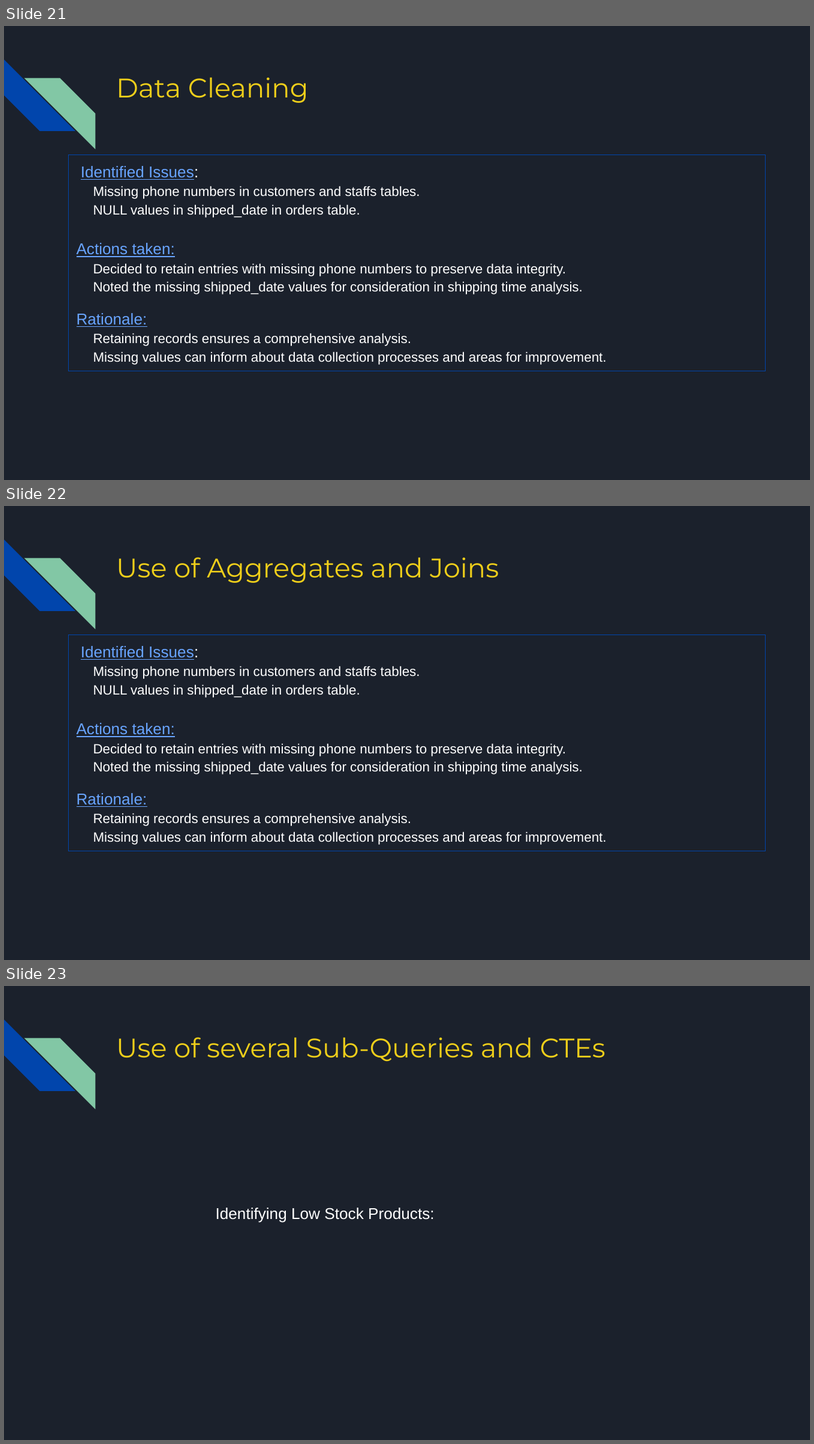
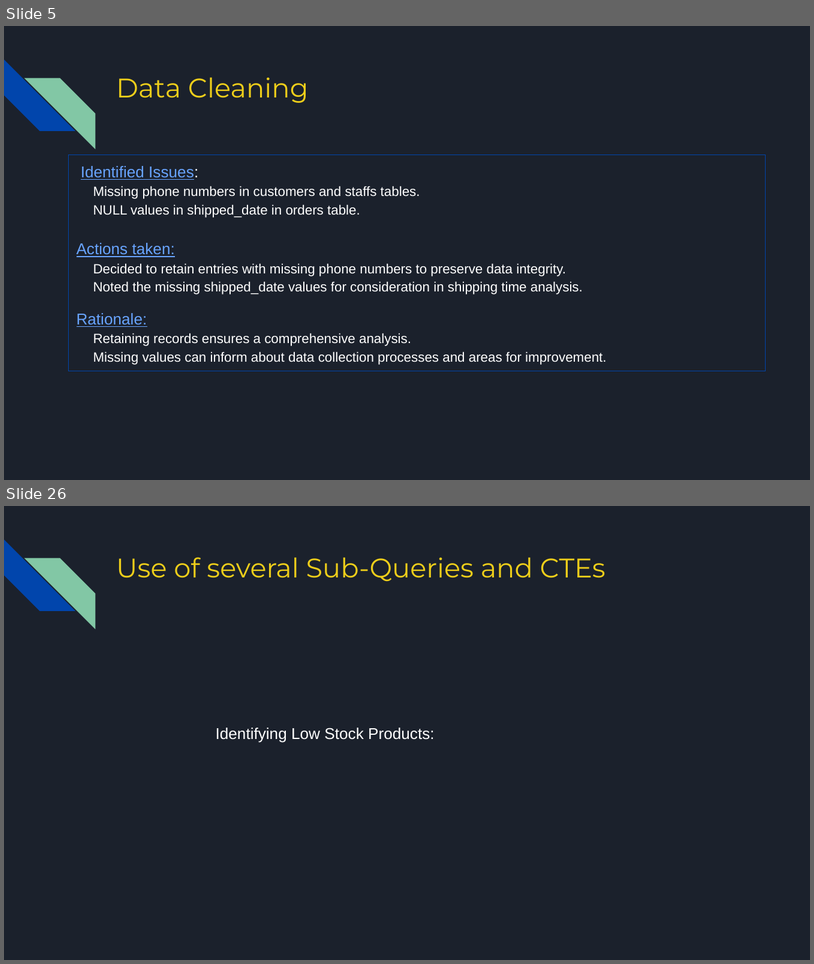
Before and after one commit to Manju-crz/sql_mini_project, a slide deck: SQL Miniproject Group 3 - Bike Store.pptx. Shown one above the other, each under a label of ours: slides 21, 22 and 23 before the commit, slides 5 and 26 after it; the slides between them are not shown. The pictures are 814x1444 and 814x964 pixels, drawn with LibreOffice and Linux fonts; fonts in the diff are those of the drawing. Boxes give left, top, right and bottom in pixels: in the first picture for what was removed or moved away, otherwise in the second. Text is boxed around its words. In the diff, an @@ line names an element or a change of style, - is before the commit and + after.

```diff
--- a/SQL Miniproject Group 3 - Bike Store.pptx
+++ b/SQL Miniproject Group 3 - Bike Store.pptx
@@ slide 22 removed at (4,506,810,960), background #1B212C; not listed: 2 template elements that a slide beside it also shows @@
@@ title removed at (116,557,499,583) @@
-Use of Aggregates and Joins
@@ rectangle removed at (69,635,766,850) @@
-Identified Issues:
-Missing phone numbers in customers and staffs tables.
-NULL values in shipped_date in orders table.
-Actions taken:
-Decided to retain entries with missing phone numbers to preserve data integrity.
-Noted the missing shipped_date values for consideration in shipping time analysis.
-Rationale:
-Retaining records ensures a comprehensive analysis.
-Missing values can inform about data collection processes and areas for improvement.
@@ what was slide 21 is now slide 5 @@
@@ what was slide 23 is now slide 26 @@
```
Also in this commit, not shown: 3 slides changed, 4 slides added.
